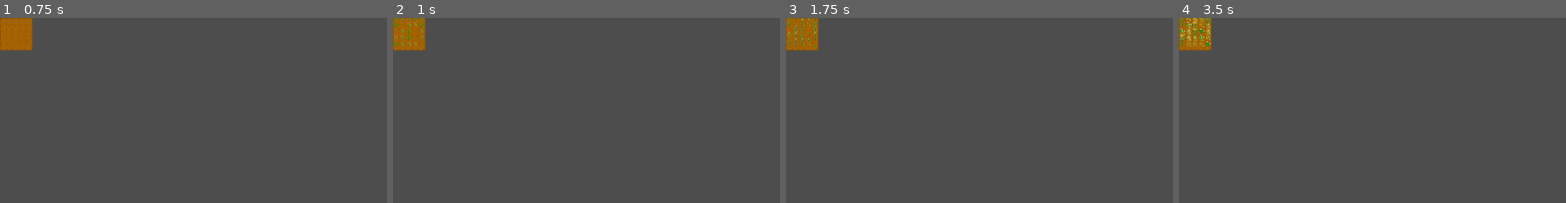
Above: before the commit, frames 1-4 (left to right).
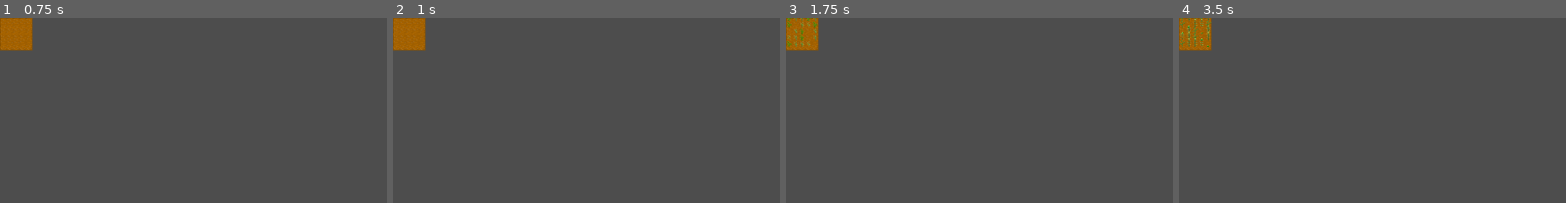
Above: after the commit, the same moments.

Repository: Sosenteam/farmy-farm
Game: Godot game, scene res://tile_managing/tile_manager.tscn
The game is run twice, just before and just after one commit, with the same random seed, the same clock (stepped at 60 frames per second) and the same inputs. The project has no main scene, so this scene is started directly.
Inputs (mouse positions are % of the whole screen's width and height, from its top left):
- Up to frame 1 (0.75 s): tap Enter at 0.5 s; move the mouse to (72, 45) at 0.52 s; click (72, 45) at 0.67 s
- Up to frame 2 (1 s): no input
- Up to frame 3 (1.75 s): tap Space at 1.25 s; move the mouse to (30, 55) at 1.27 s; click (30, 55) at 1.42 s
- Up to frame 4 (3.5 s): tap Enter at 2 s; move the mouse to (60, 28) at 2.02 s; click (60, 28) at 2.17 s; tap Space at 2.75 s; move the mouse to (45, 70) at 2.77 s; click (45, 70) at 2.92 s
The pictures show only the part of the screen within x 0-50%, y 0-50%; the shares and areas given below are measured in that part.

Frame 1 is identical in both runs. In frame 2, 0.3% of the frame differs, in the area x 0-9%, y 0-17%; in frame 3, 0.3%; in frame 4, 0.5%, in the area x 0-9%, y 0-16%.

Commit message:
Fixed division by zero OH NO!!!!!!!!

Diff:
--- a/tiles/implementations/ground_implementations/dirt.gd
+++ b/tiles/implementations/ground_implementations/dirt.gd
@@ -3,9 +3,9 @@
 var moisture_percent:float
 
 # buffs
-var nitrogen:float
-var phosphorus:float
-var potassium:float
+var nitrogen:float = 0
+var phosphorus:float = 0
+var potassium:float = 0
 var growth_rate_multiplier:float = 1
 var yield_multiplier:float = 1
 var water_loss_multiplier:float = 1
--- a/tiles/implementations/occupant_implementations/plants/plant.gd
+++ b/tiles/implementations/occupant_implementations/plants/plant.gd
@@ -23,6 +23,7 @@
 			dirt_tile.growth_rate_multiplier
 
 		growth_percentage += effectiveGrowthRate;
+		#print(str(base_growth_rate) + " " + str(effectiveGrowthRate))
 
 		if growth_stages.size() - 1 > current_growth_stage: # not at max
 			if growth_percentage >= growth_stages[current_growth_stage + 1]:
@@ -32,6 +33,6 @@
 func _get_nutrient_multiplier(soil_has:float, plant_wants:float):
 	if soil_has < plant_wants:
 		return 0.6
-	if soil_has / plant_wants < 1.25:
+	if (plant_wants == 0) or (soil_has / plant_wants < 1.25):
 		return 1.0
 	return 1.25
